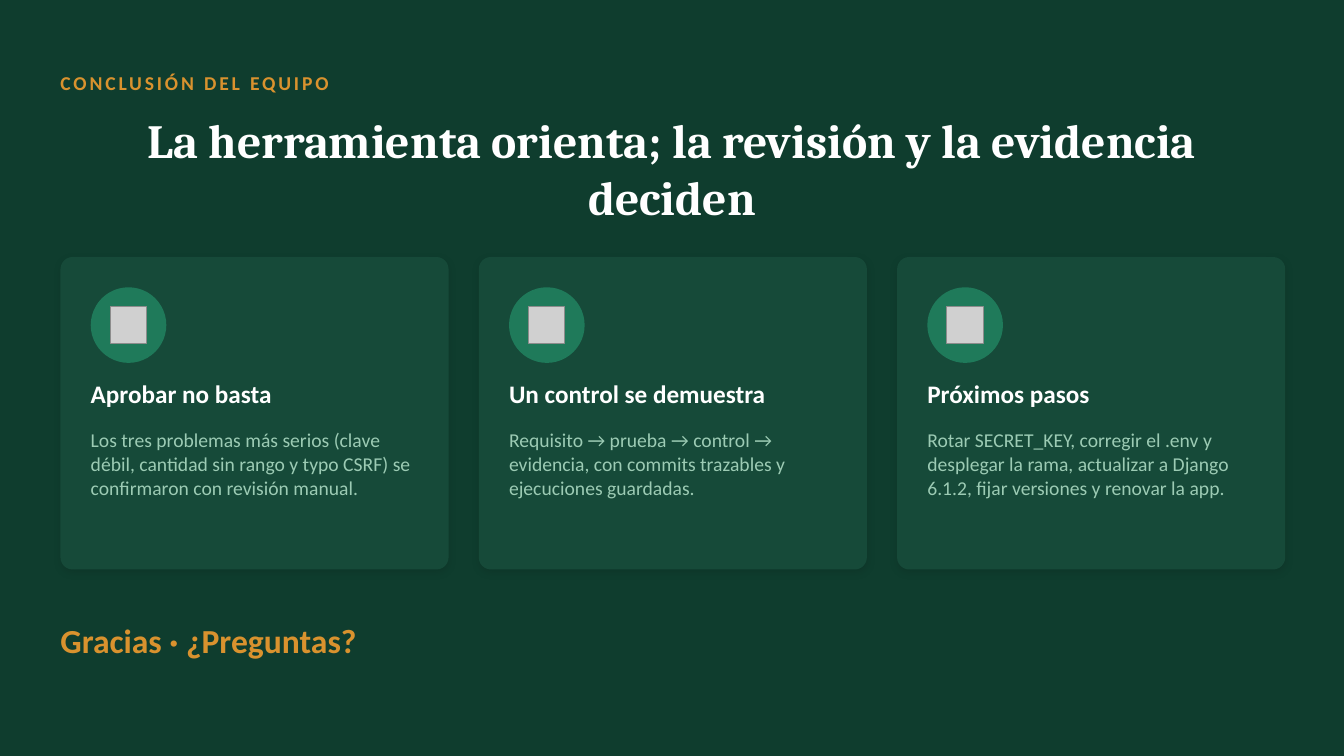
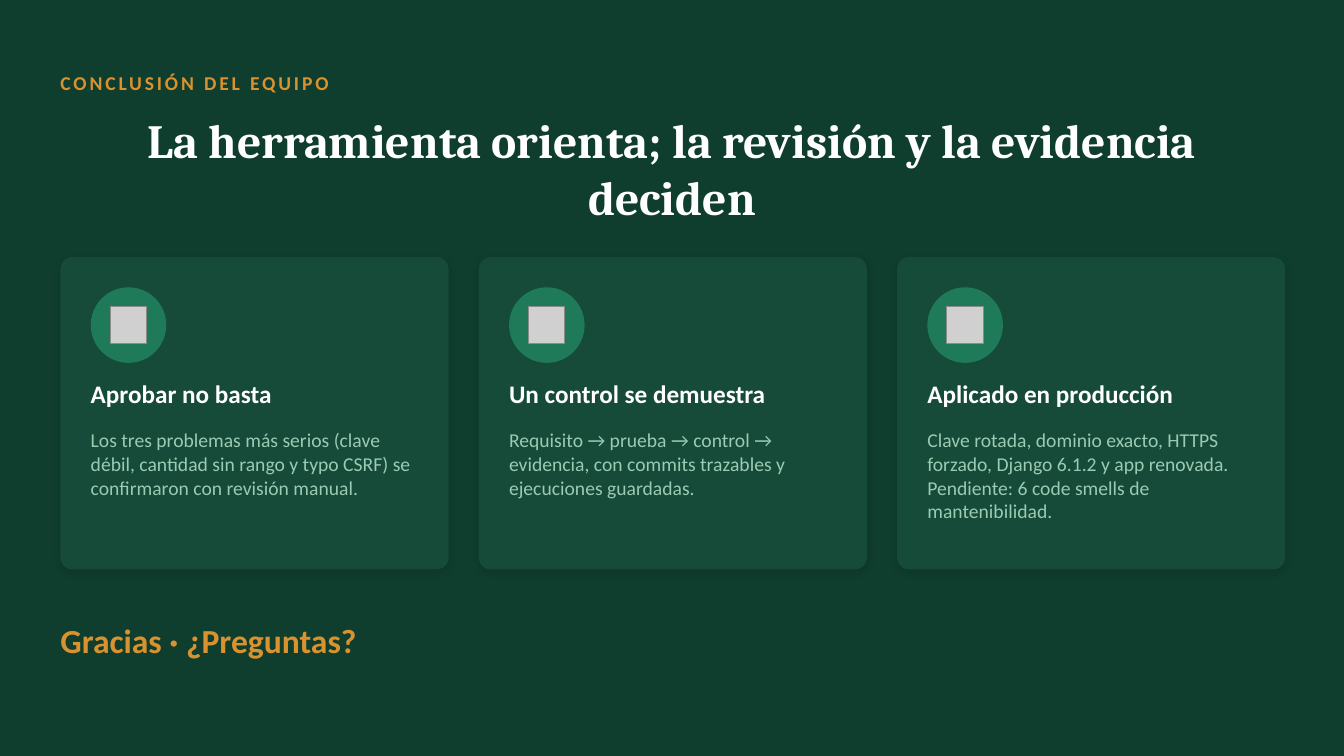
Before and after one commit to xaviiromf/desarrollo-seguro-10-09, a slide deck: slide 15 of evaluacion_u2/Presentacion_U2_Desarrollo_Seguro.pptx. Drawn at 1344x756 pixels with LibreOffice and Linux fonts; fonts in the diff are those of the drawing; grey boxes stand for pictures. Boxes give left, top, right and bottom in pixels: in the first picture for what was removed or moved away, otherwise in the second. Text is boxed around its words. In the diff, an @@ line names an element or a change of style, - is before the commit and + after.

```diff
--- a/evaluacion_u2/Presentacion_U2_Desarrollo_Seguro.pptx
+++ b/evaluacion_u2/Presentacion_U2_Desarrollo_Seguro.pptx
@@ text at (927,385,1173,407): text changed @@
-Próximos pasos
+Aplicado en producción
@@ text at (927,433,1229,518): text changed @@
-Rotar SECRET_KEY, corregir el .env y desplegar la rama, actualizar a Django 6.1.2, fijar versiones y renovar la app.
+Clave rotada, dominio exacto, HTTPS forzado, Django 6.1.2 y app renovada. Pendiente: 6 code smells de mantenibilidad.
```
Also in this commit, not shown: 12 other slides changed, 10 other files.
